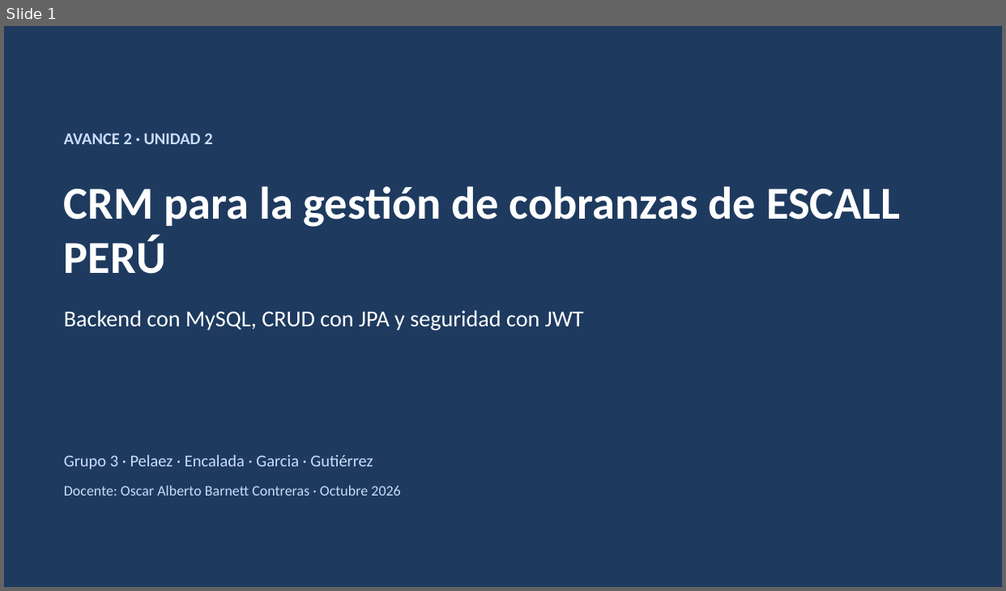
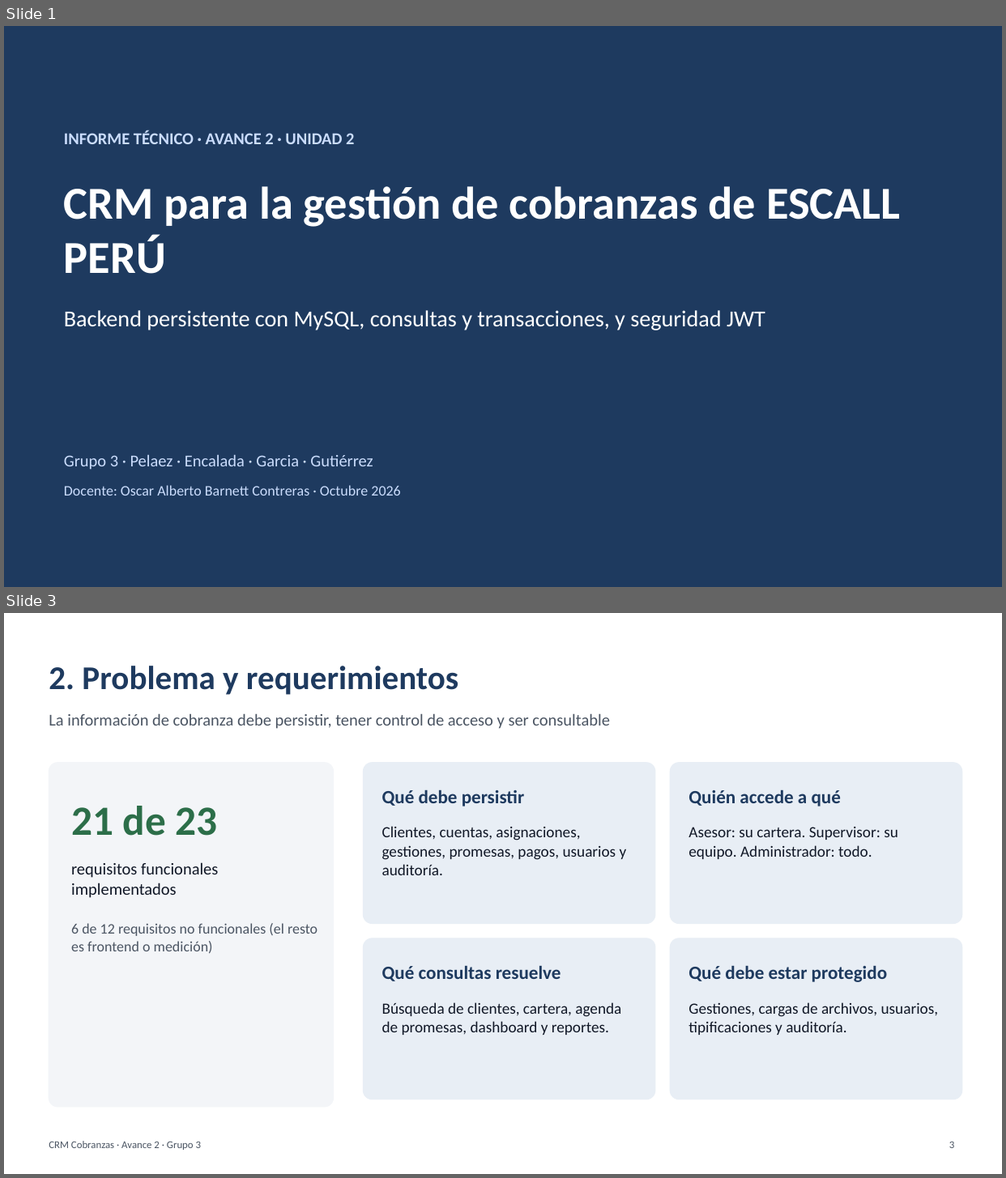
Before and after one commit to PaoloPelaezVillanueva/web, a slide deck: docs/avance-2/Presentacion_Avance_2_CRM_Cobranzas.pptx. Shown one above the other, each under a label of ours: slide 1 before the commit, slides 1 and 3 after it; the slides between them are not shown. The pictures are 1006x591 and 1006x1178 pixels, drawn with LibreOffice and Linux fonts; fonts in the diff are those of the drawing. Boxes give left, top, right and bottom in pixels: in the first picture for what was removed or moved away, otherwise in the second. Text is boxed around its words. In the diff, an @@ line names an element or a change of style, - is before the commit and + after.

Commit message:
Reestructura informe y presentacion segun la rubrica de 12 criterios
- Informe: 12 rubros en el orden de la estructura institucional.
- Consultas JPQL y transacciones documentadas con evidencia.
- Seguridad con usuarios de prueba, reglas por recurso y ejemplos 401/403/404/200.
- Tecnologias con versiones; persistencia tras reinicio marcada como pendiente (MySQL).
- Presentacion con el mismo orden que el informe.

```diff
--- a/docs/avance-2/Presentacion_Avance_2_CRM_Cobranzas.pptx
+++ b/docs/avance-2/Presentacion_Avance_2_CRM_Cobranzas.pptx
@@ slide 3 added at (4, 613, 1002, 1174), background #FFFFFF @@
@@ text added at (49, 666, 458, 695), 32 pt, text #1E3A5F, bold @@
+2. Problema y requerimientos
@@ text added at (49, 713, 610, 729), 16 pt, text #4B5563 @@
+La información de cobranza debe persistir, tener control de acceso y ser consultable
@@ rounded rectangle added at (49, 763, 334, 1107), fill #F3F5F8, outline #F3F5F8 1 pt @@
@@ rounded rectangle added at (364, 763, 655, 924), fill #E8EEF5, outline #E8EEF5 1 pt @@
@@ rounded rectangle added at (671, 763, 962, 924), fill #E8EEF5, outline #E8EEF5 1 pt @@
@@ text added at (71, 806, 218, 836), 40 pt, text #2C6E49, bold @@
+21 de 23
@@ text added at (382, 790, 524, 807), 18 pt, text #1E3A5F, bold @@
+Qué debe persistir
@@ text added at (688, 790, 841, 807), 18 pt, text #1E3A5F, bold @@
+Quién accede a qué
@@ text added at (382, 826, 627, 875), 15 pt, text #111827 @@
+Clientes, cuentas, asignaciones, gestiones, promesas, pagos, usuarios y auditoría.
@@ text added at (688, 827, 898, 859), 15 pt, text #111827 @@
+Asesor: su cartera. Supervisor: su equipo. Administrador: todo.
@@ text added at (71, 862, 218, 898), 16 pt, text #111827 @@
+requisitos funcionales implementados
@@ text added at (71, 923, 317, 954), 14 pt, text #4B5563 @@
+6 de 12 requisitos no funcionales (el resto es frontend o medición)
@@ rounded rectangle added at (364, 939, 655, 1100), fill #E8EEF5, outline #E8EEF5 1 pt @@
@@ rounded rectangle added at (671, 939, 962, 1100), fill #E8EEF5, outline #E8EEF5 1 pt @@
@@ text added at (382, 965, 561, 982), 18 pt, text #1E3A5F, bold @@
+Qué consultas resuelve
@@ text added at (688, 965, 887, 982), 18 pt, text #1E3A5F, bold @@
+Qué debe estar protegido
@@ text added at (382, 1003, 621, 1035), 15 pt, text #111827 @@
+Búsqueda de clientes, cartera, agenda de promesas, dashboard y reportes.
@@ text added at (688, 1003, 939, 1035), 15 pt, text #111827 @@
+Gestiones, cargas de archivos, usuarios, tipificaciones y auditoría.
@@ text added at (49, 1141, 201, 1150), 10 pt, text #4B5563 @@
+CRM Cobranzas · Avance 2 · Grupo 3
@@ text added at (949, 1141, 954, 1148), 10 pt, text #4B5563 @@
+3
@@ slide 1 changed as well @@
@@ text at (64, 130, 354, 144): text changed @@
-AVANCE 2 · UNIDAD 2
+INFORME TÉCNICO · AVANCE 2 · UNIDAD 2
@@ text at (64, 310, 765, 331): text changed @@
-Backend con MySQL, CRUD con JPA y seguridad con JWT
+Backend persistente con MySQL, consultas y transacciones, y seguridad JWT
```
Also in this commit, not shown: 1 other slide changed, 10 other slides added, 9 slides removed, 1 other file.
